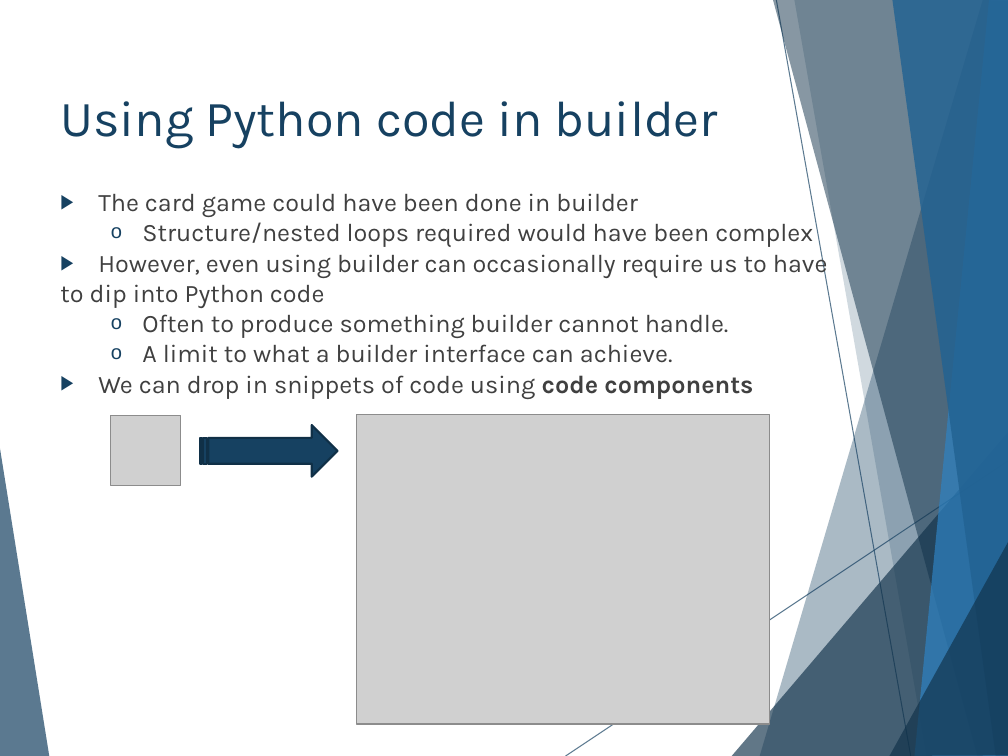
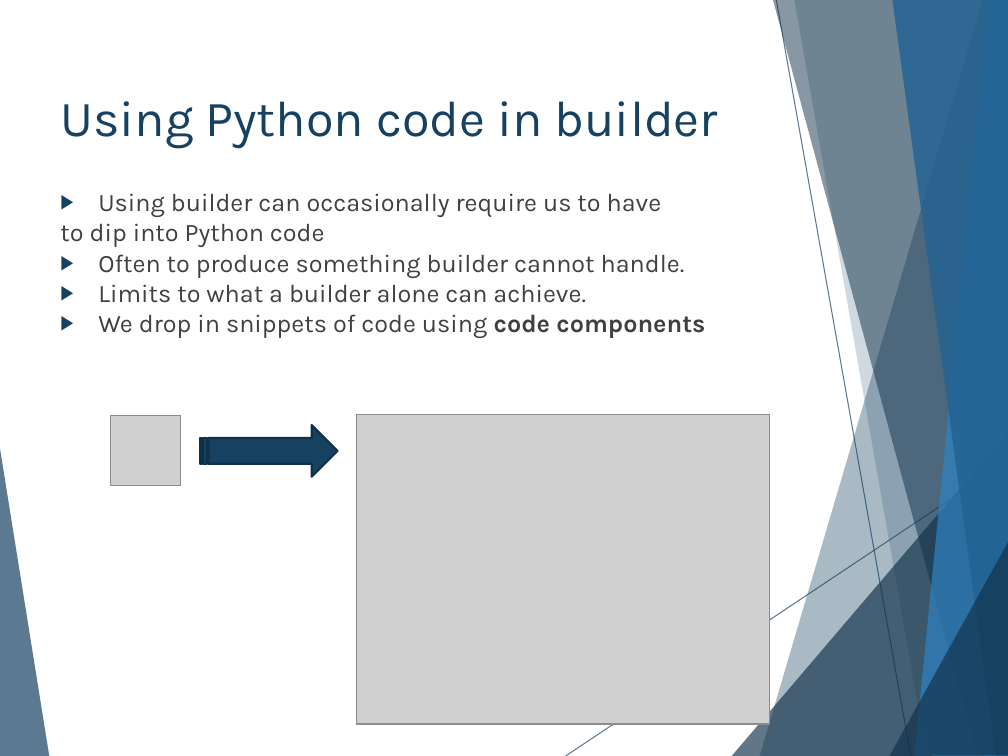
Before and after one commit to hlmpsy/psychopy_training, a slide deck: slide 8 of PsychoPy-Part2/PsychoPy-part2.pptx (slide 9 before the commit). Drawn at 1008x756 pixels with LibreOffice and Linux fonts; fonts in the diff are those of the drawing; grey boxes stand for pictures. Boxes give left, top, right and bottom in pixels: in the first picture for what was removed or moved away, otherwise in the second. Text is boxed around its words. In the diff, an @@ line names an element or a change of style, - is before the commit and + after.

```diff
--- a/PsychoPy-Part2/PsychoPy-part2.pptx
+++ b/PsychoPy-Part2/PsychoPy-part2.pptx
@@ text at bbox=[98, 193, 662, 217]: text changed @@
-▶ The card game could have been done in builder
-  o Structure/nested loops required would have been complex
-▶ However, even using builder can occasionally require us to have
+▶ Using builder can occasionally require us to have
@@ text at bbox=[98, 254, 685, 278]: bullet o to ▶; list level 2 to 1 in "Often to produce something builder ..." @@
@@ text at bbox=[98, 284, 705, 338]: text changed @@
-  o A limit to what a builder interface can achieve.
-▶ We can drop in snippets of code using code components
+▶ Limits to what a builder alone can achieve.
+▶ We drop in snippets of code using code components
```
Also in this commit, not shown: 20 other slides changed, 2 slides added, 2 slides removed, 54 other files.
